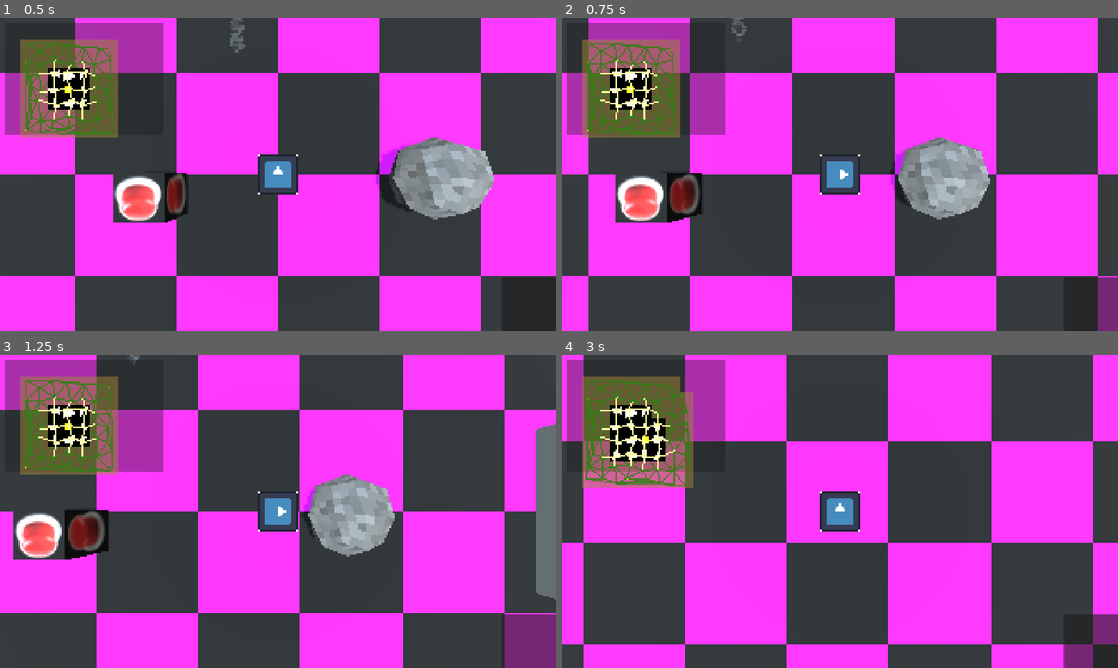
Above: before the commit, frames 1-4 (two rows, left to right).
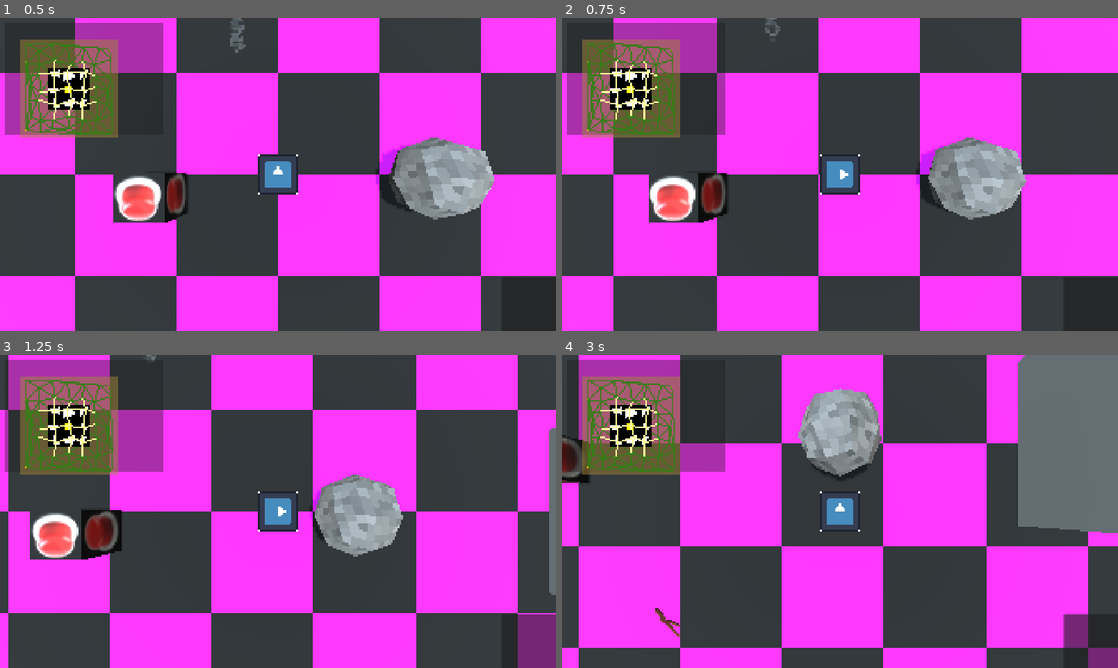
Above: after the commit, the same moments.

Repository: GammaRayTea/project-3-primordial-mass
Game: Godot game, scene res://main.tscn
Two runs of this game, one before a commit and one after it. Both use one fixed random seed, a clock stepped at 60 frames per second and the inputs below. The engine's default icon, where the game draws it, is replaced by a stand-in: a white triangle on a blue panel in a dark square.
Inputs:
- Up to frame 1 (0.5 s): no input
- Up to frame 2 (0.75 s): hold D (move_right) from 0.53 s (still down); tap E (interact) at 0.6 s
- Up to frame 3 (1.25 s): keep holding D (move_right)
- Up to frame 4 (3 s): release D (move_right) at 1.28 s; hold S (move_down) 1.28-2.03 s; tap Shift (sprint) at 1.35, 2.85 s; hold D (move_right) 2.03-2.78 s; tap E (interact) at 2.1 s; hold W (move_up) from 2.78 s (still down)

Frame 1 is identical in both runs. In frame 2, 31% of the frame differs, in the area x 4-100%, y 0-100%; in frame 3, 18%; in frame 4, 90%, in the area x 0-100%, y 0-100%.

Commit message:
turned globber death sprite

Diff:
--- a/game/enemies/globber/globber.tscn
+++ b/game/enemies/globber/globber.tscn
@@ -329,7 +329,10 @@
 [node name="Dead" type="Node3D" parent="Visuals" parent_id_path=PackedInt32Array(33426455) index="1" unique_id=730677909]
 
 [node name="AnimatedSprite3D" type="AnimatedSprite3D" parent="Visuals/Dead" index="0" unique_id=1223630812]
+transform = Transform3D(1, 0, 0, 0, -4.371139e-08, 1, 0, -1, -4.371139e-08, 0, 0, 0)
+texture_filter = 0
 sprite_frames = SubResource("SpriteFrames_g4v7s")
+frame_progress = 0.76443976
 
 [node name="HitBox" parent="." index="6" unique_id=565674913]
 visible = false
--- a/main.tscn
+++ b/main.tscn
@@ -42,6 +42,7 @@
 
 [node name="Player" parent="Game" unique_id=472072241 instance=ExtResource("2_h2yge")]
 transform = Transform3D(1, 0, 0, 0, 1, 0, 0, 0, 1, 0, 1.495, 0)
+MAX_WALKING_SPEED = 3.0
 
 [node name="WorldEnvironment" type="WorldEnvironment" parent="Game" unique_id=443886966]
 environment = SubResource("Environment_0xm2m")
@@ -74,12 +75,12 @@
 item = ExtResource("10_4c57u")
 metadata/_custom_type_script = "uid://nr6yjohwcrid"
 
-[node name="Icon" type="Sprite3D" parent="Game/ItemPickup" unique_id=1004278863]
+[node name="@Sprite3D@19842" type="Sprite3D" parent="Game/ItemPickup" unique_id=57906351]
 transform = Transform3D(4, 0, 0, 0, -1.7484555e-07, -4, 0, 4, -1.7484555e-07, 0, 0, 0)
 texture_filter = 0
 texture = ExtResource("11_dg77c")
 
-[node name="InteractionBox" type="Area3D" parent="Game/ItemPickup" unique_id=1106858112 node_paths=PackedStringArray("target")]
+[node name="InteractionBox2" type="Area3D" parent="Game/ItemPickup" unique_id=911213696 node_paths=PackedStringArray("target")]
 collision_layer = 32
 collision_mask = 0
 script = ExtResource("12_ycdy4")
